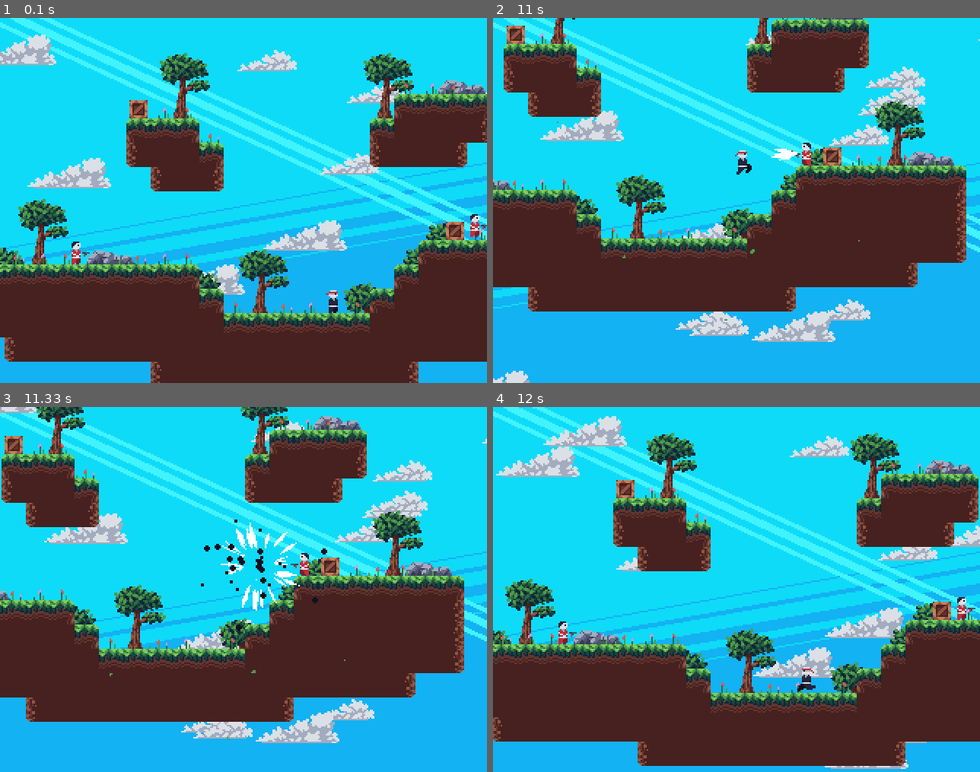
Above: before the commit, frames 1-4 (two rows, left to right).
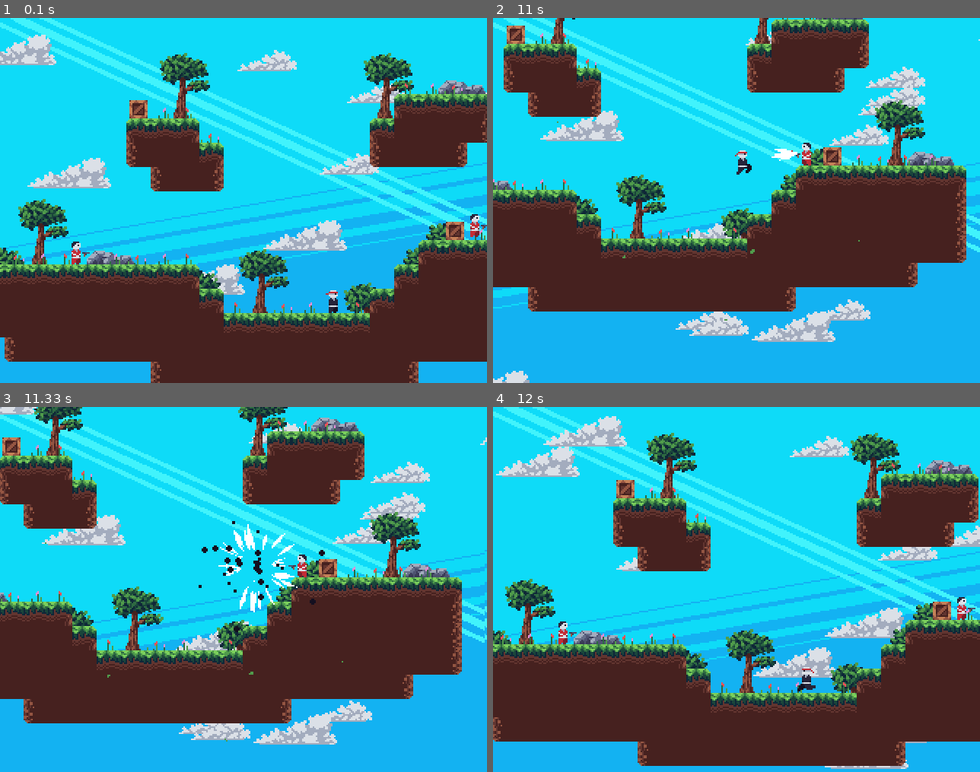
Above: after the commit, the same moments.

Repository: petesiharath/platformer_pygame
Game: pygame game, started from game.py
Same seed, same stepped clock (60 frames per second), same inputs: the game is played once before the commit and once after it.
Inputs:
- Up to frame 1 (0.1 s): no input
- Up to frame 2 (11 s): tap Shift at 0.33 s; hold Up 0.67-1.13 s; hold Right 1.17-1.8 s; hold Left 1.83-2.3 s; hold Right 2.33-2.8 s; hold Up 2.83-3.13 s; hold Right 3.17-3.63 s; hold Left 3.67-4.2 s; hold Left 4.23-4.63 s; hold Up 4.67-5.03 s; hold Right 5.07-5.7 s; hold Left 5.73-6.2 s; hold Right 6.23-6.7 s; hold Up 6.73-7.03 s; hold Right 7.07-7.53 s; hold Left 7.57-8.1 s; hold Left 8.13-8.53 s; hold Up 8.57-8.93 s; hold Right 8.97-9.6 s; hold Left 9.63-10.1 s; hold Right 10.13-10.6 s; hold Up 10.63-10.93 s; hold Right from 10.97 s (still down)
- Up to frame 3 (11.33 s): keep holding Right
- Up to frame 4 (12 s): release Right at 11.43 s; hold Left from 11.47 s (still down)

Frames 1-2 are identical in both runs. In frame 3, 18% of the frame differs, in the area x 0-100%, y 0-93%; in frame 4, nothing differs.

Commit message:
added screenshake on kill and death

Diff:
--- a/game.py
+++ b/game.py
@@ -52,6 +52,8 @@
         self.tilemap = Tilemap(self, tile_size=16)
         self.load_level(0)
 
+        self.screenshake = 0
+
 
     def load_level(self, map_id):
 
@@ -82,6 +84,8 @@
         while True:
 
             self.display.blit(self.assets["background"], (0, 0))
+
+            self.screenshake = max(0, self.screenshake - 1)
 
             if self.dead:
                 self.dead += 1
@@ -131,6 +135,7 @@
                     if self.player.rect().collidepoint(projectile[0]):
                         self.projectiles.remove(projectile)
                         self.dead += 1
+                        self.screenshake = max(16, self.screenshake)
                         for _ in range(30):
                             angle = random.random() * math.pi * 2
                             speed = random.random() * 5
@@ -176,7 +181,8 @@
                     if event.key == pygame.K_d or event.key == pygame.K_RIGHT:
                         self.player_movement[1] = 0
 
-            self.screen.blit(pygame.transform.scale(self.display, self.screen.get_size()), (0, 0))
+            screenshake_offset = (random.random() * self.screenshake - self.screenshake / 2, random.random() * self.screenshake - self.screenshake / 2)
+            self.screen.blit(pygame.transform.scale(self.display, self.screen.get_size()), screenshake_offset)
             pygame.display.update()
             self.clock.tick(60)
 
--- a/scripts/entities.py
+++ b/scripts/entities.py
@@ -155,6 +155,7 @@
 
         if abs(self.game.player.dashing) >= 50:
             if self.rect().colliderect(self.game.player.rect()):
+                self.game.screenshake = max(16, self.game.screenshake)
 
                 for _ in range(30):
                     angle = random.random() * math.pi * 2
@@ -185,6 +186,8 @@
         self.air_time += 1
 
         if self.air_time > 120:
+            if not self.game.dead:
+                self.game.screenshake = max(16, self.game.screenshake)
             self.game.dead += 1
 
         if self.collisions["down"]:
